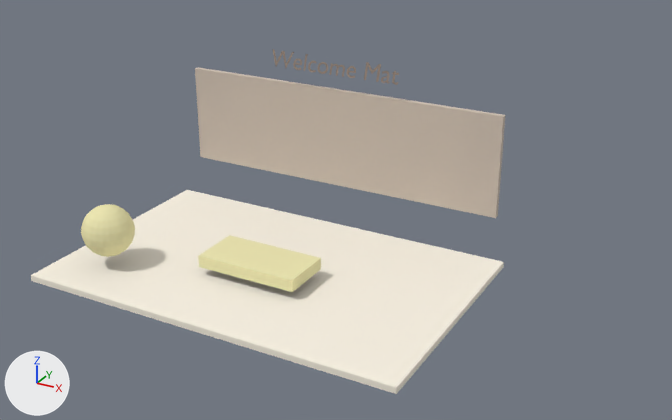
Before and after pictures for a commit that changed the Blender file blender/03_triggers.blend.
One viewpoint serves both versions: a camera (50 mm lens) standing at (5.97, -9.09, 5.54) and looking at (0.77, 0.36, 0.82). The lights are fixed; the arrows at lower left show +X, +Y and +Z. The picture after the commit comes second.

Before the edit, the objects in view are built like this:
```python
ob_backcard = bpy.data.objects.new('BackCard', me_cube_009)
ob_backcard.location = (0.0, 1.82, 1.2)
ob_backcard.scale = (4.8, 0.08, 1.4)
ob_fperushplayer = bpy.data.objects.new('FpeRushPlayer', me_sphere_001)
ob_fperushplayer.location = (-1.9, -0.9, 0.45)
ob_paperfloor_col = bpy.data.objects.new('PaperFloor-col', me_cube_008)
ob_paperfloor_col.location = (0.0, 0.0, -0.08)
ob_paperfloor_col.scale = (5.2, 3.3, 0.08)
ob_titlelabel = bpy.data.objects.new('TitleLabel', txt_text_002)
ob_titlelabel.location = (0.0, 1.68, 2.25)
ob_titlelabel.rotation_euler = (1.257, 0.0, 0.0)  # degrees (72, 0, 0)
ob_welcomemattrigger = bpy.data.objects.new('WelcomeMatTrigger', me_cube_010)
ob_welcomemattrigger.location = (0.0, -0.25, 0.16)
ob_welcomemattrigger.scale = (1.4, 0.7, 0.16)
```
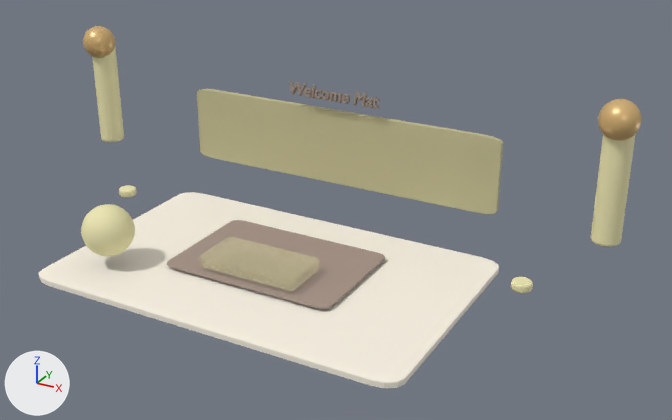
Pixel boxes [x1, y1, x2, y2] of what changed, in the pictures (672 x 420 px):
'PaperFloor-col', recoloured, reshaped, modifiers changed: before [31, 190, 504, 394]; after [39, 192, 499, 388]
'BackCard', recoloured, moved, rescaled, modifiers changed (pale yellow to beige, 17% shorter): before [195, 67, 505, 218]; after [197, 89, 503, 214]
'StageMat', added (beige): after [167, 220, 385, 309]
'WelcomeMatTrigger', recoloured: [200, 237, 319, 291] in both
'PaperLantern.001', added (beige): after [591, 134, 636, 247]
'PaperLantern', added (beige): after [92, 46, 124, 142]
'TitleLabel', reshaped, moved (28% narrower, 24% shorter): before [272, 49, 399, 85]; after [289, 81, 380, 108]
'LanternGlow.001', added (beige): after [598, 99, 642, 140]
'LanternGlow', added (beige): after [83, 26, 115, 58]
'CardConfetti.001', added: after [511, 277, 533, 293]
'CardConfetti', added: after [119, 185, 137, 198]

Edits to the bpy script that builds the scene:
```text
Change mat_shadow_card_002:
    mat_shadow_card_002: diffuse_material('shadow_card.002') -> principled_material('shadow_card.002')
    mat_shadow_card_002.base_color: (0.62, 0.53, 0.45) -> (0.38, 0.29, 0.24)  # pale yellow #cec0b3 -> beige #a69386
    mat_shadow_card_002.roughness: 0.5 -> 0.88
Change me_cube_009:
    where me_cube_009.from_pydata(...)  # 8 vertices, 6 faces; spans x -0.5..0.5, y -0.5..0.5, z -0.5..0.5
    remove me_cube_009.materials.append(mat_shadow_card_002)  # pale yellow #cec0b3
    add me_cube_009.materials.append(mat_accent_dark_002)  # beige #c0bb90
Change me_cube_010:
    where me_cube_010.from_pydata(...)  # 8 vertices, 6 faces; spans x -0.5..0.5, y -0.5..0.5, z -0.5..0.5
    remove me_cube_010.materials.append(mat_trigger_glass)  # beige #ede7b3
    add me_cube_010.materials.append(mat_warm_paper_002)  # white #faf3e5
Change txt_text_002:
    add txt_text_002.bevel_resolution = 2
    add txt_text_002.extrude = 0.018
    add txt_text_002.bevel_depth = 0.008
    txt_text_002.size: 0.34 -> 0.24
Change ob_paperfloor_col:
    ob_paperfloor_col: bpy.data.objects.new('PaperFloor-col', me_cube_008) -> bpy.data.objects.new('PaperFloor-col', me_cube_010)
    add _m = ob_paperfloor_col.modifiers.new('Soft paper edges', 'BEVEL')
    add _m.width = 0.06
    add _m.width_pct = 0.06
    add _m.segments = 3
Change ob_backcard:
    ob_backcard.location: (0.0, 1.82, 1.2) -> (0.0, 1.82, 1.06)
    ob_backcard.scale: (4.8, 0.08, 1.4) -> (4.8, 0.08, 1.08)
    add _m = ob_backcard.modifiers.new('Soft paper edges', 'BEVEL')
    add _m.width = 0.06
    add _m.width_pct = 0.06
    add _m.segments = 3
Change ob_welcomemattrigger:
    add _m = ob_welcomemattrigger.modifiers.new('Soft paper edges', 'BEVEL')
    add _m.width = 0.06
    add _m.width_pct = 0.06
    add _m.segments = 3
Change ob_titlelabel:
    ob_titlelabel.location: (0.0, 1.68, 2.25) -> (0.0, 1.68, 1.86)
Add ob_cardconfetti_001:
    ob_cardconfetti_001 = bpy.data.objects.new('CardConfetti.001', me_cylinder_011)  # a 32-sided cylinder along z spanning x -0.13..0.13, y -0.13..0.13, z -0.06..0.06; in mat_accent_002 (beige #ede7b3); modifiers BEVEL
    ob_cardconfetti_001.location = (3.1, 0.85, 0.12)
Add ob_cardconfetti:
    ob_cardconfetti = bpy.data.objects.new('CardConfetti', me_cylinder_011.copy())  # modifiers BEVEL
    ob_cardconfetti.location = (-3.1, 0.85, 0.12)
Add ob_lanternglow_001:
    ob_lanternglow_001 = bpy.data.objects.new('LanternGlow.001', me_sphere_006)  # a UV sphere (24 segments, 12 rings, poles along z) spanning x -0.24..0.24, y -0.24..0.24, z -0.24..0.24; in mat_warm_brass_002 (beige #ddb87c)
    ob_lanternglow_001.location = (3.9, 1.42, 2.2)
Add ob_paperlantern_001:
    ob_paperlantern_001 = bpy.data.objects.new('PaperLantern.001', me_cylinder_009)  # 64 vertices, 34 faces; spans x -0.18..0.18, y -0.18..0.18, z -0.82..0.82; in mat_accent_002 (beige #ede7b3); modifiers BEVEL
    ob_paperlantern_001.location = (3.9, 1.5, 1.45)
Add ob_lanternglow:
    ob_lanternglow = bpy.data.objects.new('LanternGlow', me_sphere_006.copy())
    ob_lanternglow.location = (-3.9, 1.42, 2.2)
Add ob_paperlantern:
    ob_paperlantern = bpy.data.objects.new('PaperLantern', me_cylinder_009.copy())  # modifiers BEVEL
    ob_paperlantern.location = (-3.9, 1.5, 1.45)
Add ob_stagemat:
    ob_stagemat = bpy.data.objects.new('StageMat', me_cube_012)  # a box spanning x -0.5..0.5, y -0.5..0.5, z -0.5..0.5; in mat_shadow_card_002 (beige #a69386); modifiers BEVEL
    ob_stagemat.location = (0.0, 0.15, 0.01)
    ob_stagemat.scale = (2.45, 1.65, 0.025)
```
